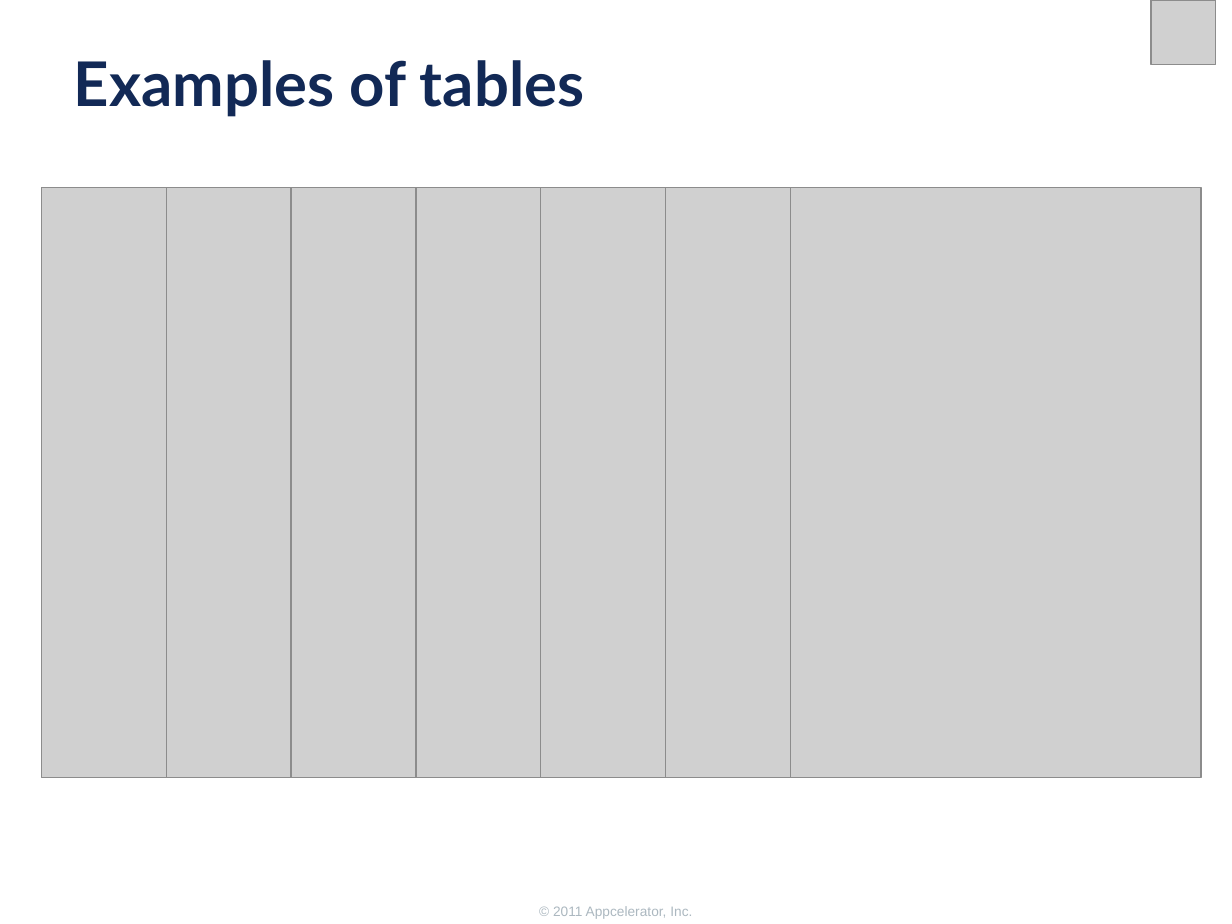
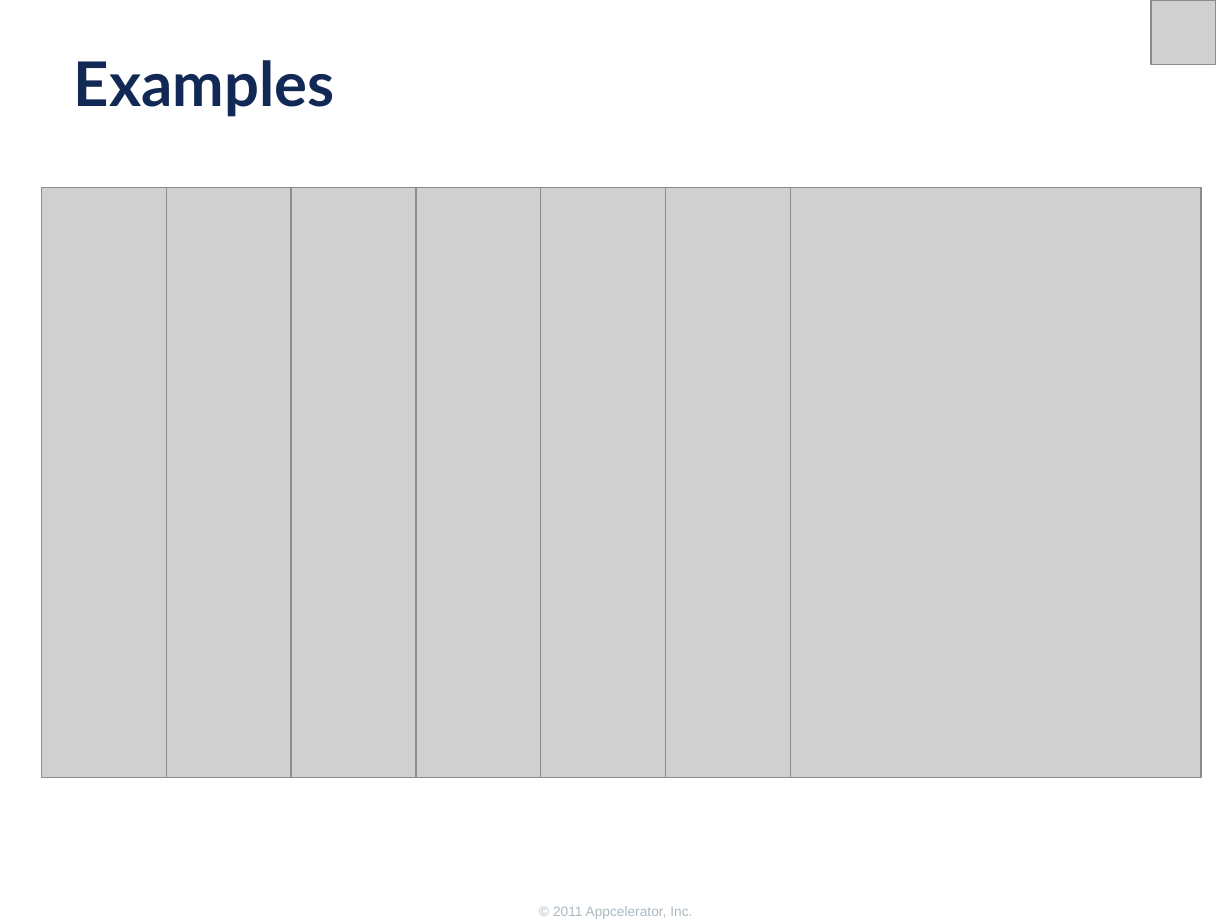
Before and after one commit to appcelerator-forks/appcelerator-training.tcmd_certification, a slide deck: slide 3 of 345/345.pptx. Drawn at 1232x924 pixels with LibreOffice and Linux fonts; fonts in the diff are those of the drawing; grey boxes stand for pictures; background and template pictures are left out. Boxes give left, top, right and bottom in pixels: in the first picture for what was removed or moved away, otherwise in the second. Text is boxed around its words. In the diff, an @@ line names an element or a change of style, - is before the commit and + after.

```diff
--- a/345/345.pptx
+++ b/345/345.pptx
@@ title at (x1=74, y1=60, x2=335, y2=117): text changed @@
-Examples of tables
+Examples
```
Also in this commit, not shown: 7 other slides changed, 5 slides added, 2 slides removed.
